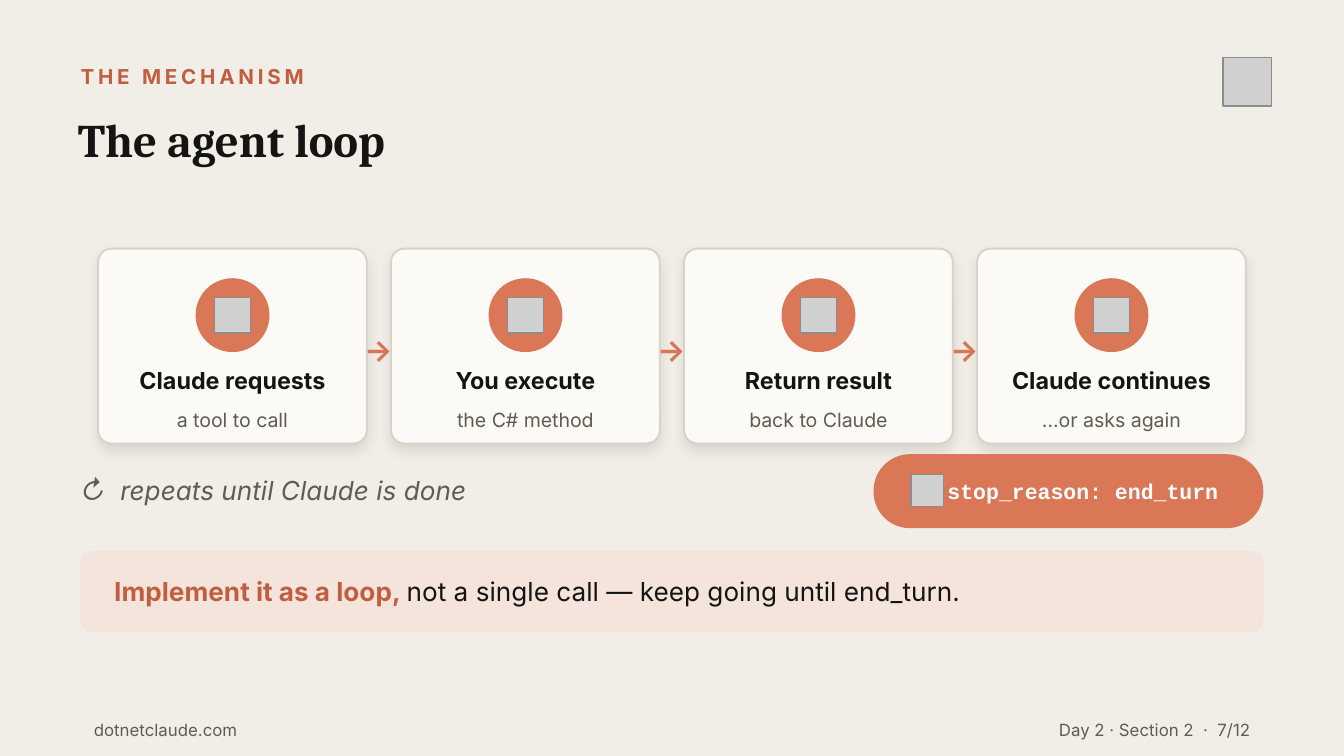
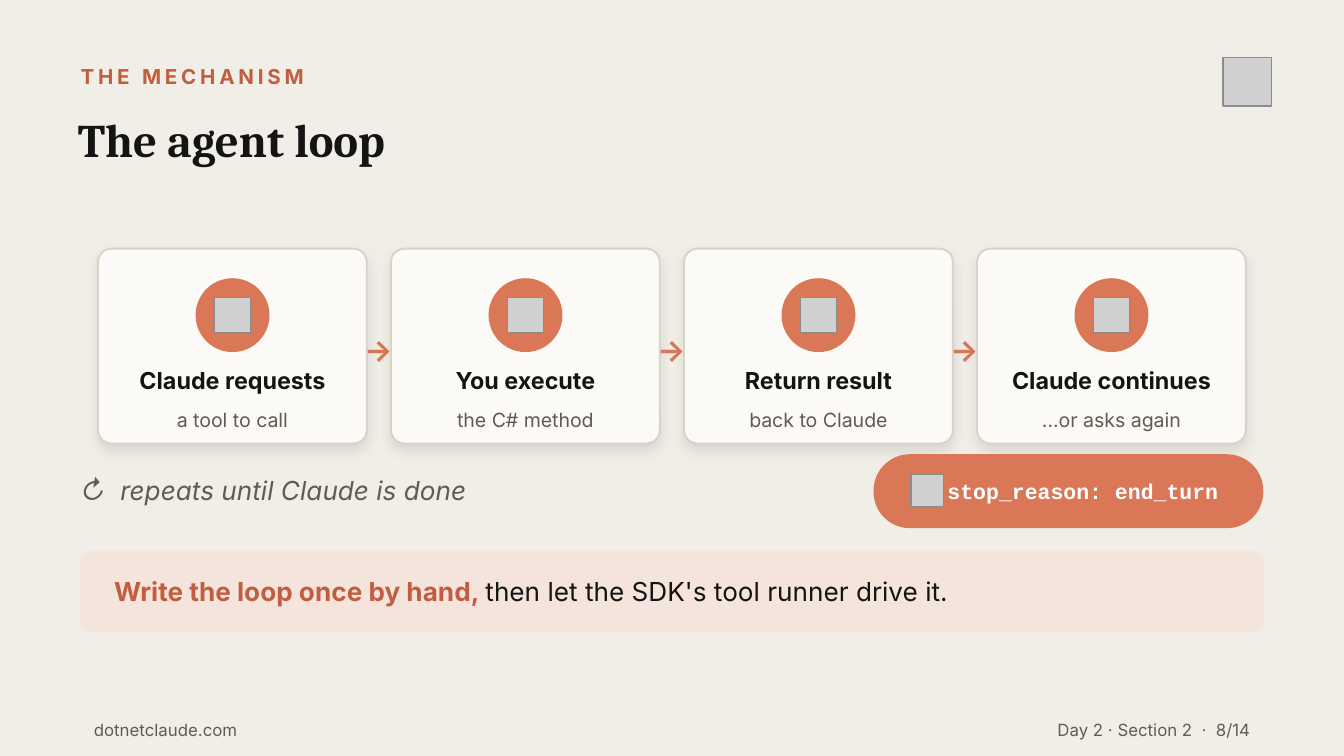
Before and after one commit to cwoodruff/dotnet-claude-workshop-content, a slide deck: slide 8 of decks/Day 2/Day2-Section2-Streaming-Tools-Thinking.pptx (slide 7 before the commit). Drawn at 1344x756 pixels with LibreOffice and Linux fonts; fonts in the diff are those of the drawing; grey boxes stand for pictures. Boxes give left, top, right and bottom in pixels: in the first picture for what was removed or moved away, otherwise in the second. Text is boxed around its words. In the diff, an @@ line names an element or a change of style, - is before the commit and + after.

```diff
--- a/decks/Day 2/Day2-Section2-Streaming-Tools-Thinking.pptx
+++ b/decks/Day 2/Day2-Section2-Streaming-Tools-Thinking.pptx
@@ text at (114, 581, 947, 607): text changed @@
-Implement it as a loop, not a single call — keep going until end_turn.
+Write the loop once by hand, then let the SDK's tool runner drive it.
@@ text at (1057, 723, 1250, 740): text changed @@
-Day 2 · Section 2 · 7/12
+Day 2 · Section 2 · 8/14
```
Also in this commit, not shown: 10 other slides changed, 2 slides added, 45 other files.
